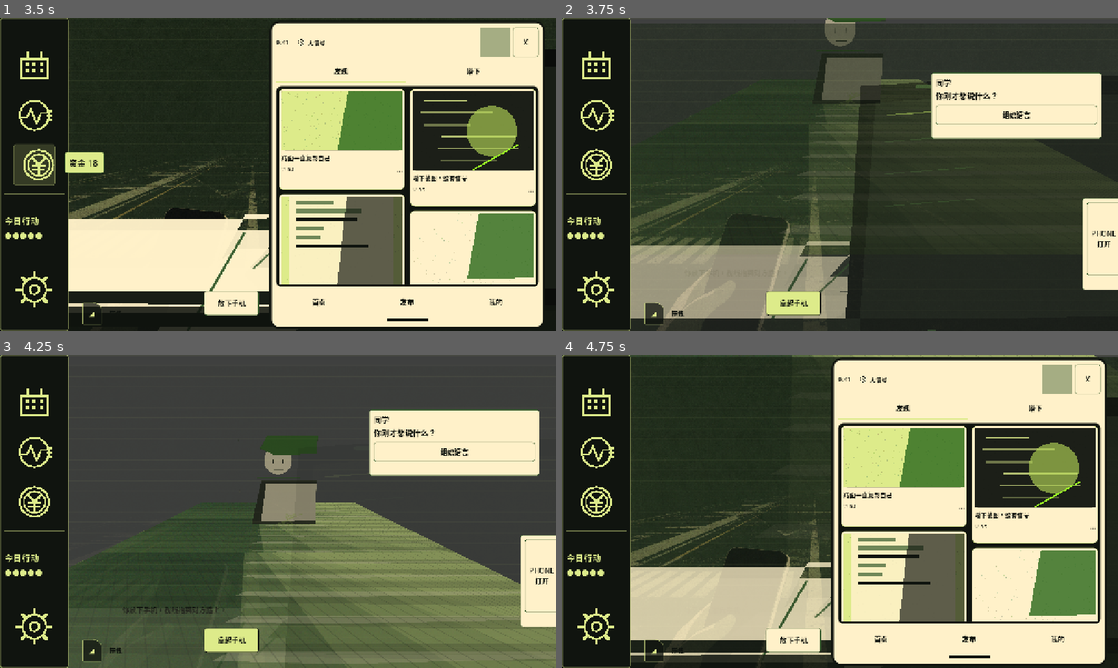
Above: before the commit, frames 1-4 (two rows, left to right).
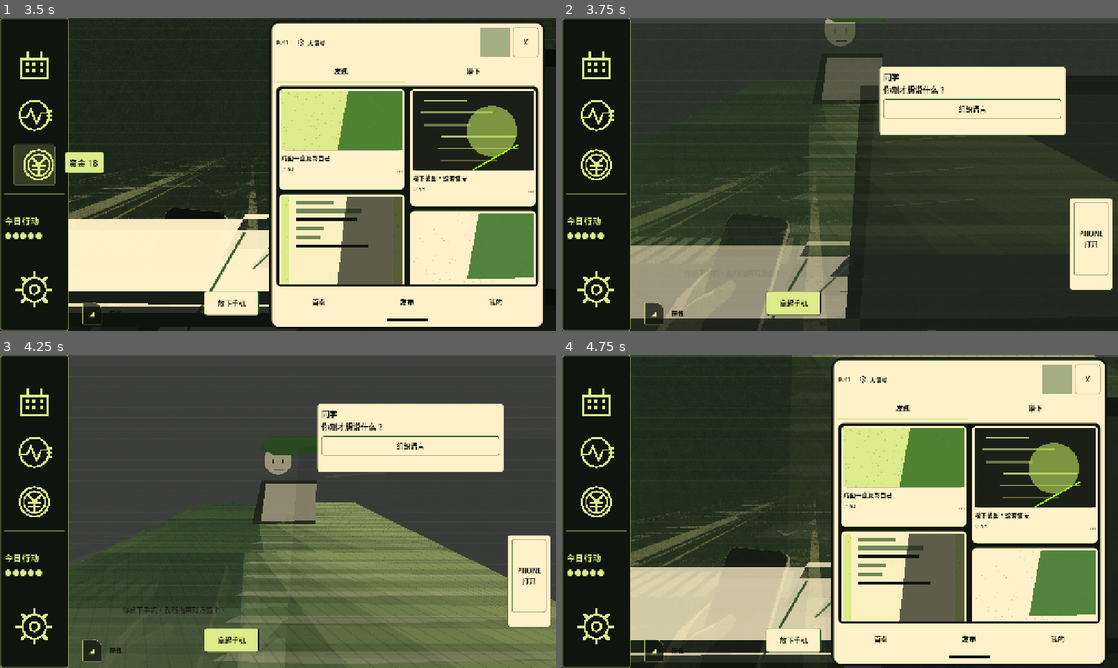
Above: after the commit, the same moments.

Repository: zhangyangdi233-sudo/memes-minigame
Game: Godot game, scene res://scenes/babel_meme_game.tscn
The game is run twice, just before and just after one commit, with the same random seed, the same clock (stepped at 60 frames per second) and the same inputs.
Inputs (mouse positions are in pixels of both pictures, inside the frame that each line leads up to):
- Up to frame 1 (3.5 s): click "开始游戏" at 0.5 s; click (33, 64) at 1.25 s; click (33, 115) at 2 s; click (33, 165) at 2.75 s
- Up to frame 2 (3.75 s): click "放下手机" at 3.5 s
- Up to frame 3 (4.25 s): no input
- Up to frame 4 (4.75 s): click "PHONE 打开" at 4.25 s

Frame 1 is identical in both runs. In frame 2, 6.2% of the frame differs, in the area x 57-100%, y 15-87%; in frame 3, 6.2%; in frame 4, nothing differs.

Commit message:
Make reality dialogue layout responsive

Diff:
--- a/scripts/babel_meme_game.gd
+++ b/scripts/babel_meme_game.gd
@@ -279,7 +279,7 @@
 var _bank_list: HBoxContainer
 var _reality_panel: PanelContainer
 var _reality_tile_row: Container
-var _reality_slot_box: HBoxContainer
+var _reality_slot_box: GridContainer
 var _reality_result: Label
 var _confirm_reality_button: Button
 var _npc_chat_bubble: PanelContainer
@@ -309,6 +309,7 @@
 var _draggable_windows: Dictionary = {}
 var _dragged_window: Control
 var _drag_offset := Vector2.ZERO
+var _last_responsive_layout_size := Vector2.ZERO
 var _game_started := false
 var _settings_open := false
 var _vhs_enabled := true
@@ -323,6 +324,8 @@
 func _process(delta: float) -> void:
 	if _camera == null:
 		return
+	if _game_started:
+		_apply_responsive_layouts_if_needed()
 	_animate_world(delta)
 
 
@@ -362,6 +365,7 @@
 	_draggable_windows = {}
 	_dragged_window = null
 	_drag_offset = Vector2.ZERO
+	_last_responsive_layout_size = Vector2.ZERO
 	log_text = "你低头，手机边框从视野下方亮起来。"
 	_build_world()
 	_build_ui()
@@ -831,8 +835,11 @@
 	reality_title.mouse_filter = Control.MOUSE_FILTER_STOP
 	reality_box.add_child(reality_title)
 	_make_draggable_window(_reality_panel, "reality", reality_title)
-	_reality_slot_box = HBoxContainer.new()
+	_reality_slot_box = GridContainer.new()
+	_reality_slot_box.columns = 4
 	_reality_slot_box.add_theme_constant_override("separation", 8)
+	_reality_slot_box.add_theme_constant_override("h_separation", 8)
+	_reality_slot_box.add_theme_constant_override("v_separation", 8)
 	reality_box.add_child(_reality_slot_box)
 	_confirm_reality_button = Button.new()
 	_confirm_reality_button.text = "尽量正常地说出口"
@@ -899,6 +906,7 @@
 	_build_action_spend_overlay()
 	_build_settings_window()
 	_build_flashback_overlay()
+	_apply_responsive_layouts_if_needed(true)
 
 
 func _build_apple_hud() -> void:
@@ -1263,8 +1271,8 @@
 		_phone_panel.offset_left = _phone_panel.offset_right - phone_width
 		_phone_panel.offset_top = _phone_panel.offset_bottom - phone_height
 	else:
-		_phone_panel.offset_left = -82
 		_phone_panel.offset_top = -306
+		_phone_panel.offset_left = -112
 		_phone_panel.offset_right = -12
 		_phone_panel.offset_bottom = -94
 
@@ -1307,6 +1315,67 @@
 		_meme_bank_window.offset_top = -66
 		_meme_bank_window.offset_right = peek_left + peek_size
 		_meme_bank_window.offset_bottom = -22
+
+
+func _apply_reality_layout() -> void:
+	var viewport_size := _viewport_size()
+	var hud_right := 0.0
+	if _hud_panel != null:
+		hud_right = _hud_panel.offset_right
+	var compact := viewport_size.x < 760.0
+	var safe_left := maxf(18.0, hud_right + (18.0 if compact else 48.0))
+	var phone_affordance_width := 104.0
+	var right_margin := phone_affordance_width + 16.0
+	var portrait_width := 132.0 if compact else 206.0
+	var portrait_height := 188.0 if compact else 276.0
+	var portrait_left := safe_left
+	if _player_portrait != null:
+		_player_portrait.set_anchors_preset(Control.PRESET_BOTTOM_LEFT)
+		_player_portrait.offset_left = portrait_left
+		_player_portrait.offset_top = -portrait_height - 24.0
+		_player_portrait.offset_right = portrait_left + portrait_width
+		_player_portrait.offset_bottom = -24.0
+		var portrait_image := _player_portrait.get_node_or_null("PlayerPortraitImage") as TextureRect
+		if portrait_image != null:
+			portrait_image.custom_minimum_size = Vector2(maxf(80.0, portrait_width - 20.0), maxf(120.0, portrait_height - 20.0))
+	var puzzle_left := portrait_left + portrait_width + 18.0
+	var available_right := viewport_size.x - right_margin
+	if available_right - puzzle_left < 180.0:
+		puzzle_left = minf(maxf(safe_left, viewport_size.x * 0.42), maxf(safe_left, available_right - 180.0))
+	if _reality_panel != null:
+		_reality_panel.set_anchors_preset(Control.PRESET_BOTTOM_WIDE)
+		_reality_panel.offset_left = puzzle_left
+		_reality_panel.offset_top = -326.0 if compact else -214.0
+		_reality_panel.offset_right = -right_margin
+		_reality_panel.offset_bottom = -24.0
+	if _thought_word_layer != null:
+		_thought_word_layer.set_anchors_preset(Control.PRESET_TOP_WIDE)
+		_thought_word_layer.offset_left = puzzle_left
+		_thought_word_layer.offset_top = 286.0 if compact else 344.0
+		_thought_word_layer.offset_right = -right_margin
+		_thought_word_layer.offset_bottom = 386.0 if compact else 584.0
+	if _npc_chat_bubble != null:
+		var bubble_width := minf(430.0, maxf(280.0, viewport_size.x - safe_left - right_margin - 12.0))
+		_npc_chat_bubble.set_anchors_preset(Control.PRESET_TOP_RIGHT)
+		_npc_chat_bubble.offset_left = -bubble_width - right_margin
+		_npc_chat_bubble.offset_top = 112.0
+		_npc_chat_bubble.offset_right = -right_margin
+		_npc_chat_bubble.offset_bottom = 270.0
+
+
+func _apply_responsive_layouts_if_needed(force: bool = false) -> void:
+	var viewport_size := _viewport_size()
+	if not force and viewport_size == _last_responsive_layout_size:
+		return
+	_last_responsive_layout_size = viewport_size
+	if _phone_panel != null and game != null:
+		_apply_phone_popup_layout(game.view_state == "phone_down")
+	if _meme_bank_window != null:
+		var show_meme_bank := _should_show_meme_bank()
+		var desired_bank_layout := "open" if _meme_bank_open else ("collapsed" if show_meme_bank else "peek")
+		_meme_bank_layout_mode = desired_bank_layout
+		_apply_meme_bank_popup_layout(desired_bank_layout)
+	_apply_reality_layout()
 
 
 func _render() -> void:
@@ -1989,6 +2058,9 @@
 func _render_reality() -> void:
 	_clear(_reality_tile_row)
 	_clear(_reality_slot_box)
+	var compact_reality := _viewport_size().x < 760.0
+	if _reality_slot_box != null:
+		_reality_slot_box.columns = 2 if compact_reality else 4
 
 	var plan := _day_plan()
 	if _npc_chat_label != null:
@@ -2008,7 +2080,7 @@
 	for index in maxi(4, game.legacy_rules.size() + 3):
 		var slot_id := "slot_%d" % index
 		var drop = DropButtonScript.new()
-		drop.custom_minimum_size = Vector2(132, 60)
+		drop.custom_minimum_size = Vector2(88, 54) if compact_reality else Vector2(132, 60)
 		drop.text = "%d\n%s" % [index + 1, _reality_slot_text(slot_id)]
 		drop.configure_drop_target("reality", slot_id)
 		drop.dropped.connect(_on_reality_tile_dropped)
--- a/tests/test_main_scene.gd
+++ b/tests/test_main_scene.gd
@@ -980,8 +980,10 @@
 			_assert_true(player_portrait.z_index > dim_overlay.z_index, "player portrait should remain bright above the dim overlay")
 			if international_hud != null:
 				_assert_true(player_portrait.offset_left >= international_hud.offset_right + 48.0, "player portrait should keep a clear safety gap from the HUD rail and today's actions")
+			_assert_true(not _controls_overlap(player_portrait, puzzle_frame), "player portrait should not overlap the language puzzle frame")
 			_assert_true(thought_layer.visible, "player composing phase should show thought words")
 			_assert_true(thought_layer.z_index > dim_overlay.z_index, "thought words should remain bright above the dim overlay")
+			_assert_true(not _controls_overlap(player_portrait, thought_layer), "player portrait should not overlap floating thought words")
 			_assert_true(puzzle_frame.visible, "player composing phase should show the language puzzle frame")
 			_assert_true(puzzle_frame.z_index > dim_overlay.z_index, "language puzzle frame should remain bright above the dim overlay")
 			confirm_reality_button = _find_node_by_text(root, "尽量正常地说出口") as Button
--- a/tests/test_responsive_layout.gd
+++ b/tests/test_responsive_layout.gd
@@ -72,6 +72,34 @@
 	_assert_true(phone_content != null and phone_content.visible, "small-view phone home should expose app icons")
 	if phone_social_icon != null:
 		_assert_true(_inside_rect(phone_social_icon, viewport_rect), "small-view phone app icons should stay reachable")
+	if game_root.has_method("set_view_state"):
+		game_root.set_view_state("npc_up")
+	await process_frame
+	var npc_bubble := _find_node_by_name(game_root, "NPCChatBubble") as PanelContainer
+	var phone_tab := _find_node_by_name(game_root, "PhoneTab") as Button
+	_assert_true(npc_bubble != null and npc_bubble.visible, "small-view NPC mode should show the NPC chat bubble")
+	if npc_bubble != null:
+		_assert_true(_inside_rect(npc_bubble, viewport_rect), "small-view NPC chat bubble should stay inside the viewport")
+	if game_root.has_method("begin_reality_player_turn"):
+		game_root.begin_reality_player_turn()
+	await process_frame
+	var dim_overlay := _find_node_by_name(game_root, "RealityDimOverlay") as ColorRect
+	var player_portrait := _find_node_by_name(game_root, "PlayerPortrait") as Control
+	var thought_layer := _find_node_by_name(game_root, "ThoughtWordLayer") as Control
+	var puzzle_frame := _find_node_by_name(game_root, "LanguagePuzzleFrame") as PanelContainer
+	_assert_true(dim_overlay != null and dim_overlay.visible, "small-view player turn should show the dim overlay")
+	_assert_true(player_portrait != null and player_portrait.visible, "small-view player turn should show the player portrait")
+	_assert_true(thought_layer != null and thought_layer.visible, "small-view player turn should show thought words")
+	_assert_true(puzzle_frame != null and puzzle_frame.visible, "small-view player turn should show the language puzzle")
+	for control in [player_portrait, thought_layer, puzzle_frame, phone_tab]:
+		if control != null and control.visible:
+			_assert_true(_inside_rect(control, viewport_rect), "small-view reality control should stay inside the viewport: %s" % control.name)
+	if hud != null and player_portrait != null:
+		_assert_true(player_portrait.get_global_rect().position.x >= hud.get_global_rect().end.x + 8.0, "small-view player portrait should not cover the HUD rail")
+	if player_portrait != null and puzzle_frame != null:
+		_assert_true(not player_portrait.get_global_rect().intersects(puzzle_frame.get_global_rect()), "small-view player portrait should not overlap the language puzzle")
+	if player_portrait != null and thought_layer != null:
+		_assert_true(not player_portrait.get_global_rect().intersects(thought_layer.get_global_rect()), "small-view player portrait should not overlap thought words")
 	game_root.queue_free()
 
 
